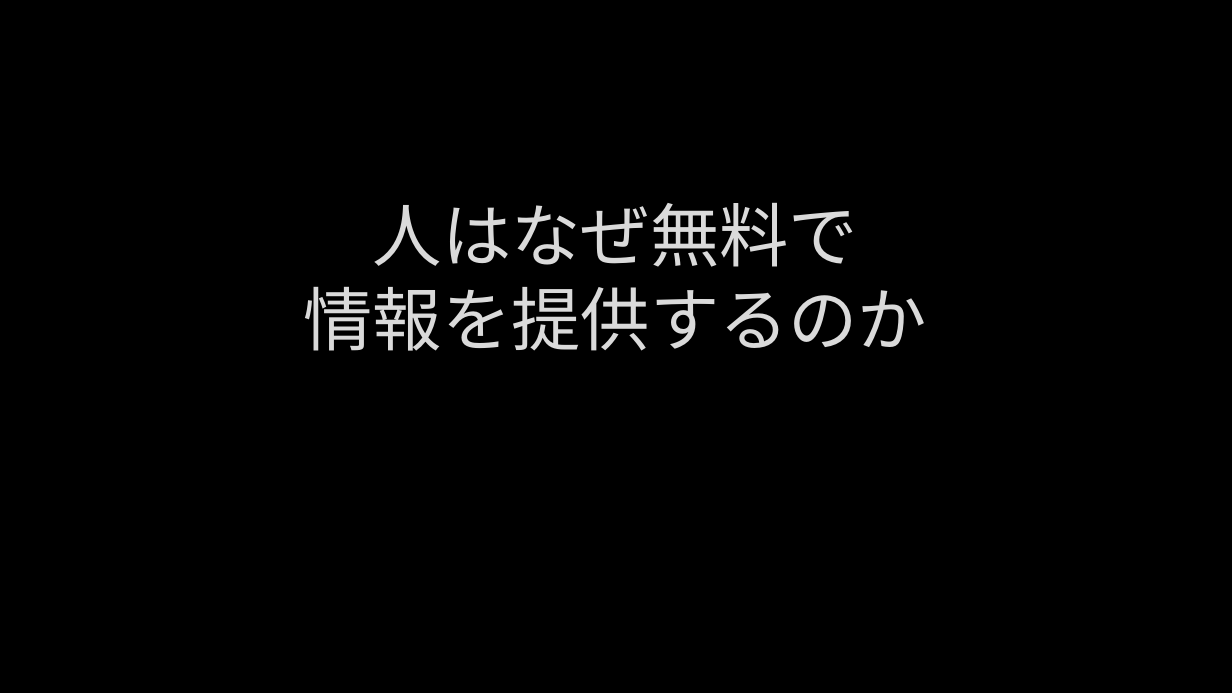
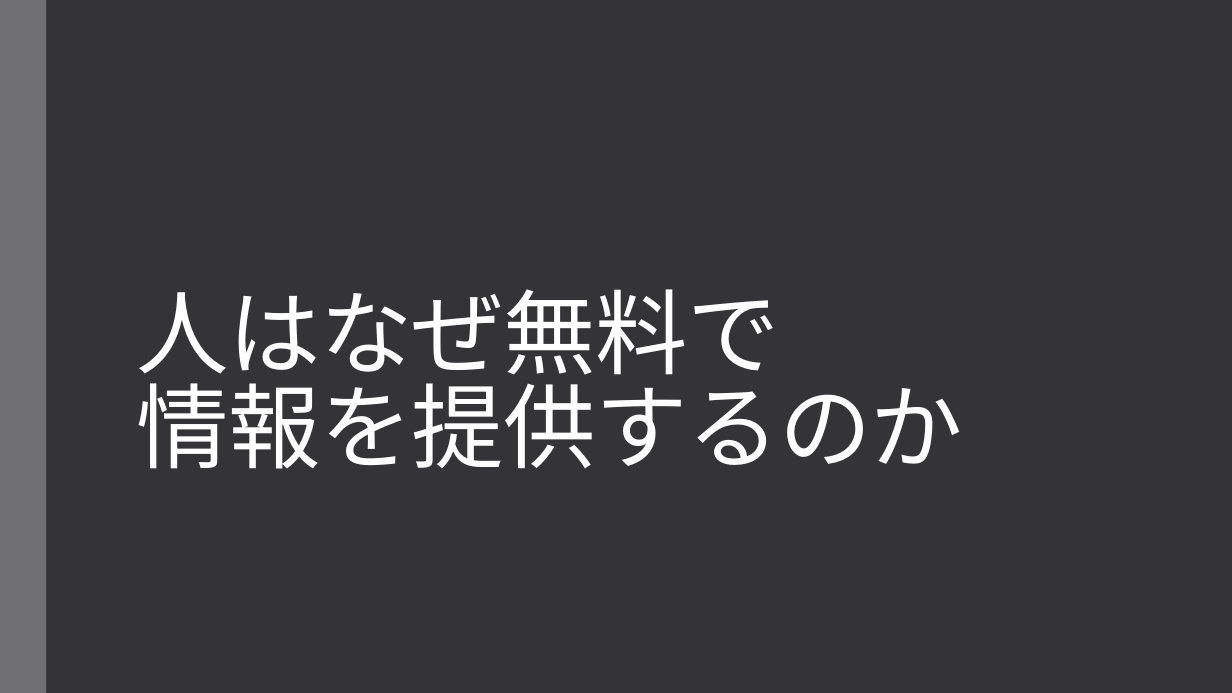
Before and after one commit to TamuEx/business, a slide deck: slide 1 of business_document/人はなぜ無料で情報を提供するのか.pptx. Drawn at 1232x693 pixels with LibreOffice and Linux fonts; fonts in the diff are those of the drawing; background and template pictures are left out. Boxes give left, top, right and bottom in pixels: in the first picture for what was removed or moved away, otherwise in the second. Text is boxed around its words. In the diff, an @@ line names an element or a change of style, - is before the commit and + after.

Commit message:
re add pptx

```diff
--- a/business_document/人はなぜ無料で情報を提供するのか.pptx
+++ b/business_document/人はなぜ無料で情報を提供するのか.pptx
@@ background picture (left out) to #353537 @@
@@ rectangle added at [0,0,46,693], fill #6F6F74 @@
@@ title "人はなぜ無料で 情報を提供するのか": place and size @@
-title "人はなぜ無料で 情報を提供するのか" at [304,202,928,351]
+title "人はなぜ無料で 情報を提供するのか" at [137,289,963,469]
@@ title "人はなぜ無料で 情報を提供するのか" at [137,289,963,469]: size 54 to 72 pt, font Lato to TeX Gyre Schola, text colour #DADADA to #FFFFFF, letter spacing 0 to -0.5 pt, letter outline #404040 0.75 pt to none; alignment centre to left; line spacing 1 to 0.85 @@
```
Also in this commit, not shown: 11 slides added.
